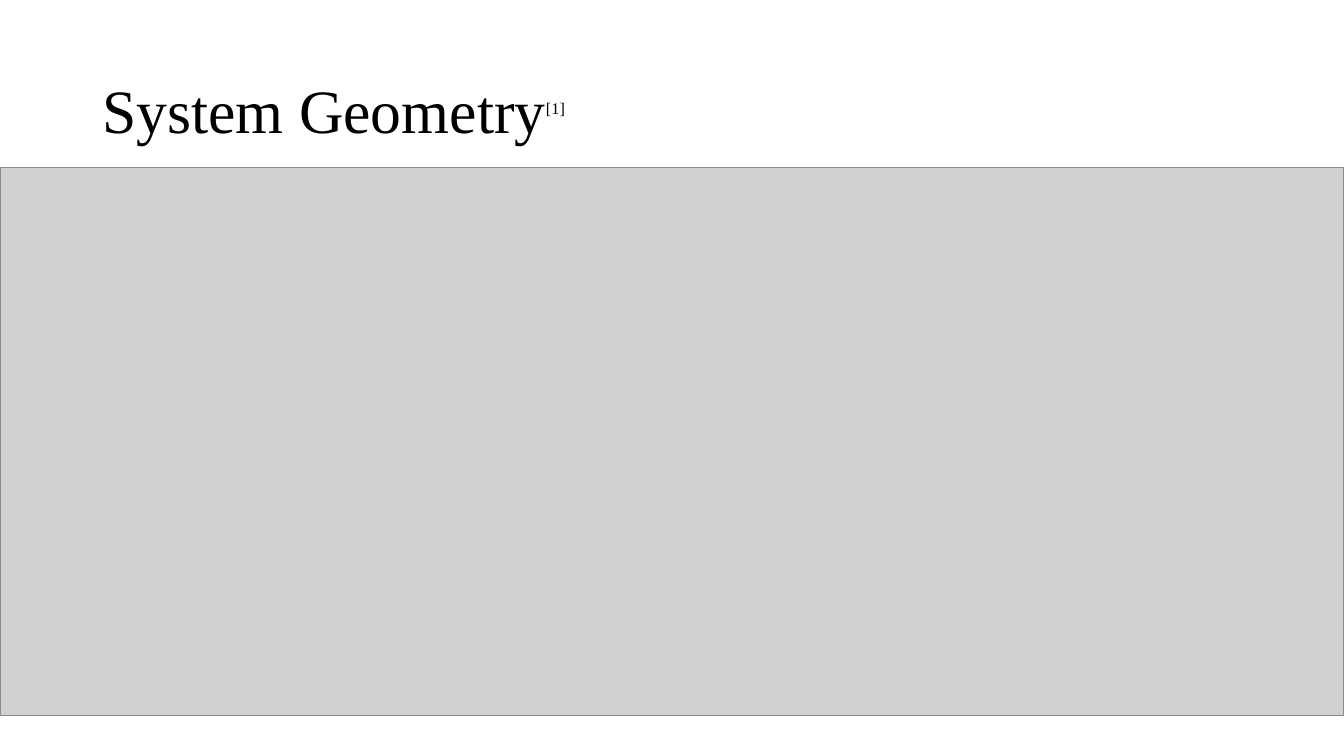
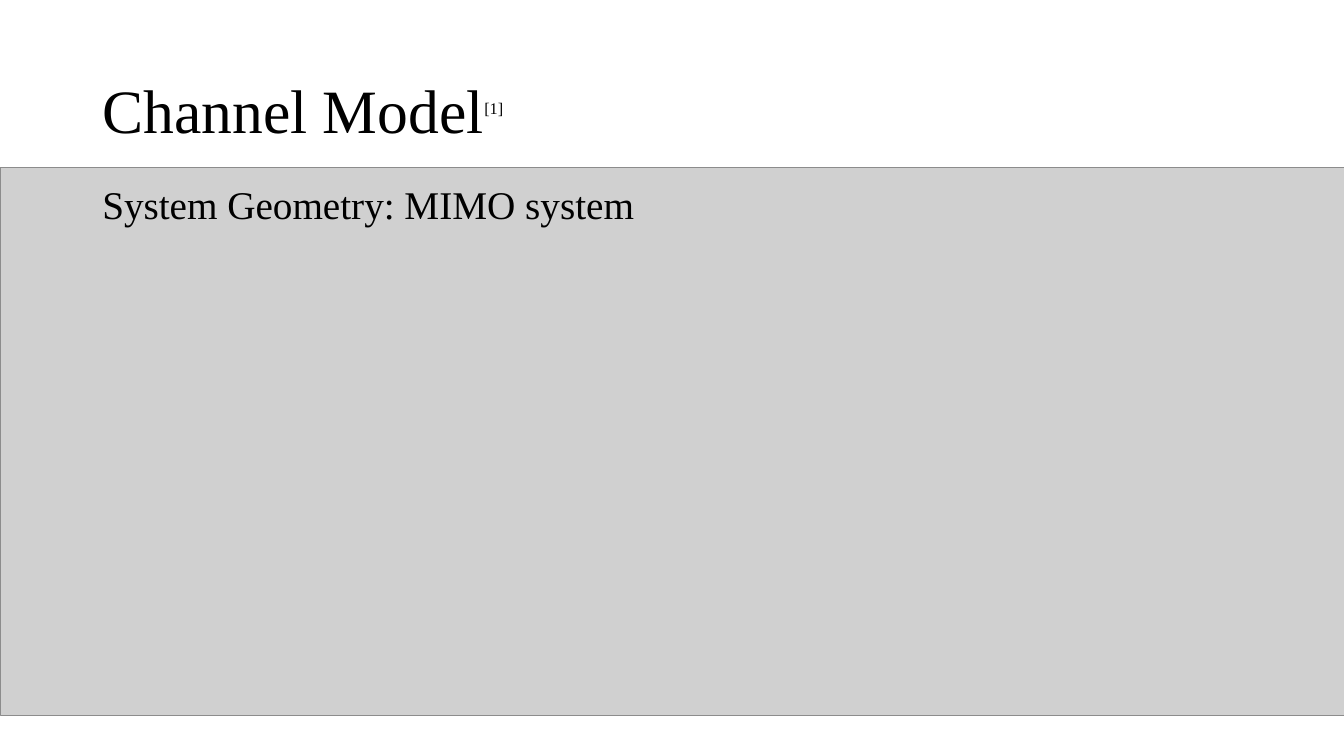
Before and after one commit to ukunliu/WSN_simulation, a slide deck: slide 5 of Resume.pptx (slide 3 before the commit). Drawn at 1344x756 pixels with LibreOffice and Linux fonts; fonts in the diff are those of the drawing; grey boxes stand for pictures. Boxes give left, top, right and bottom in pixels: in the first picture for what was removed or moved away, otherwise in the second. Text is boxed around its words. In the diff, an @@ line names an element or a change of style, - is before the commit and + after.

```diff
--- a/Resume.pptx
+++ b/Resume.pptx
@@ title at bbox=[102, 90, 503, 134]: text changed @@
-System Geometry[1]
+Channel Model[1]
@@ text added at bbox=[102, 193, 634, 227], 28 pt, text #000000 @@
+System Geometry: MIMO system
```
Also in this commit, not shown: 2 slides added.
